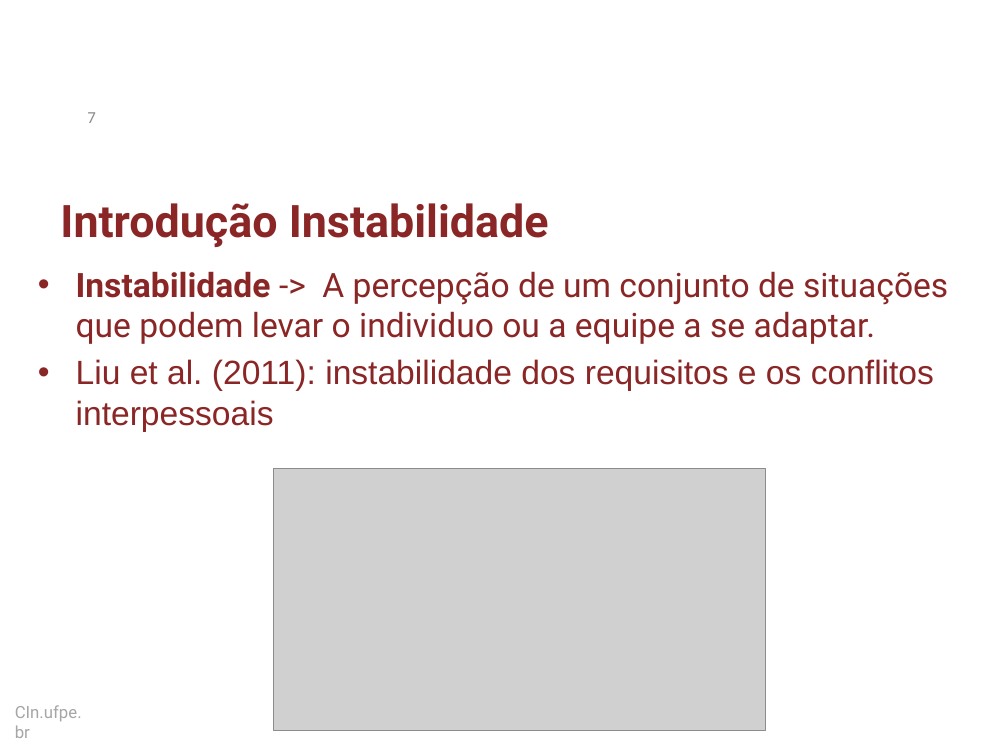
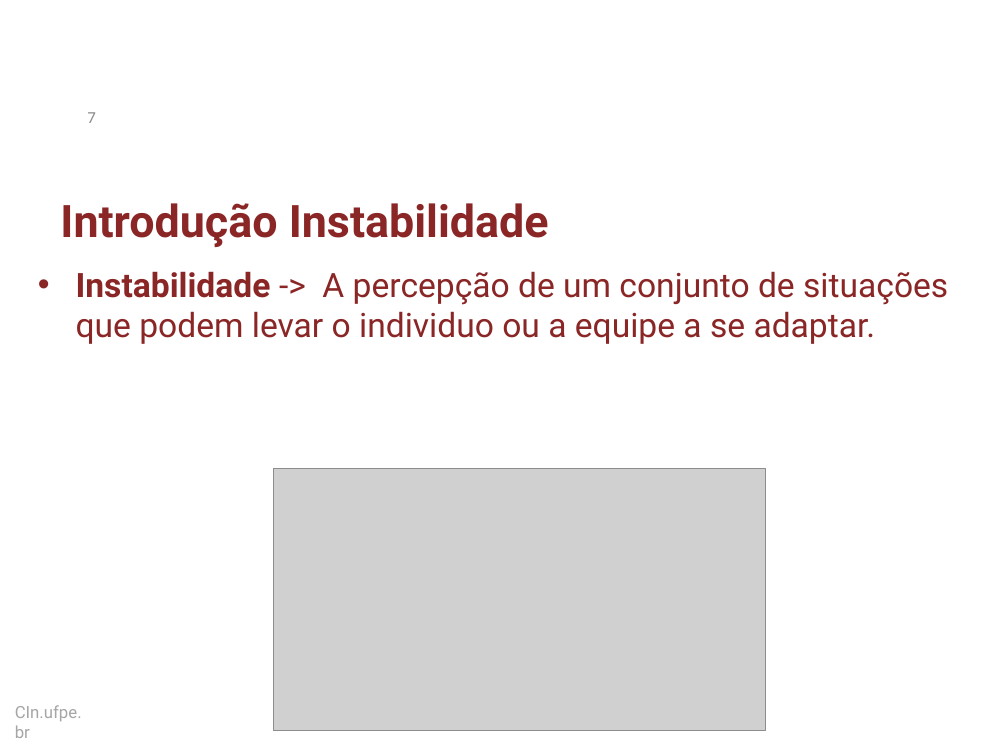
Before and after one commit to dan1lo/doutoradoR, a slide deck: slide 7 of apresentacao doutorado simplificado.pptx. Drawn at 1008x756 pixels with LibreOffice and Linux fonts; fonts in the diff are those of the drawing; grey boxes stand for pictures; background and template pictures are left out. Boxes give left, top, right and bottom in pixels: in the first picture for what was removed or moved away, otherwise in the second. Text is boxed around its words. In the diff, an @@ line names an element or a change of style, - is before the commit and + after.

```diff
--- a/apresentacao doutorado simplificado.pptx
+++ b/apresentacao doutorado simplificado.pptx
@@ text at <box>76,359,934,432</box>: paragraph removed @@
-• Liu et al. (2011): instabilidade dos requisitos e os conflitos interpessoais
```
Also in this commit, not shown: 8 other slides changed.
